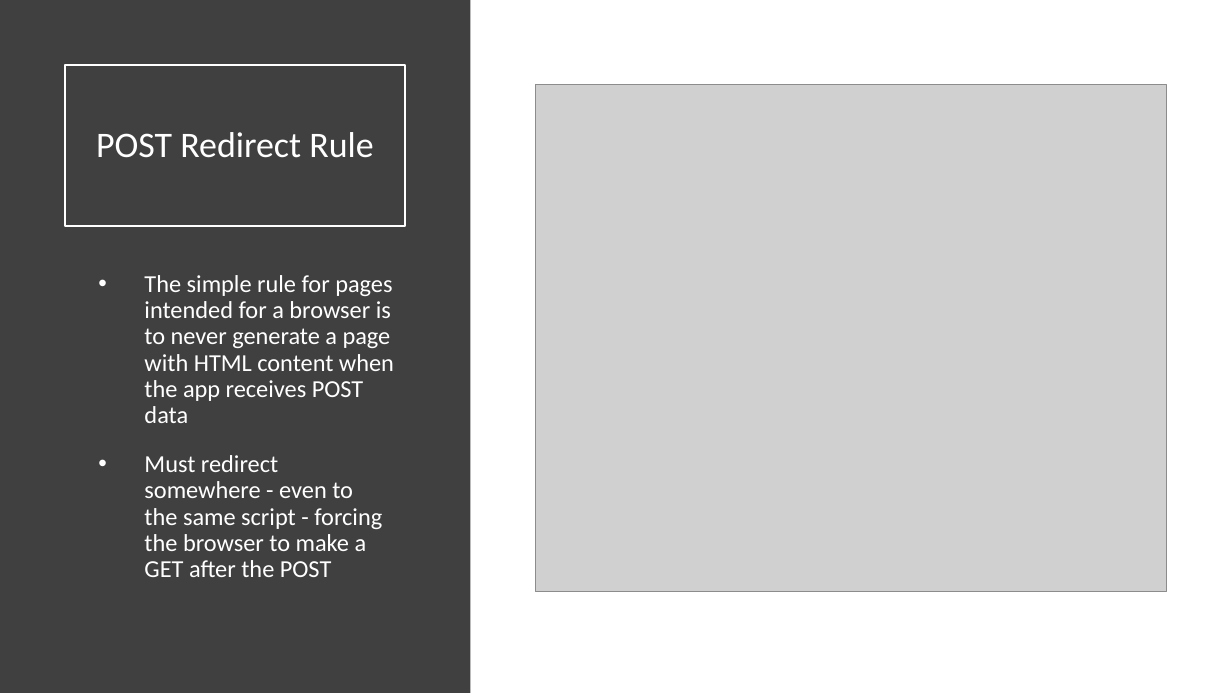
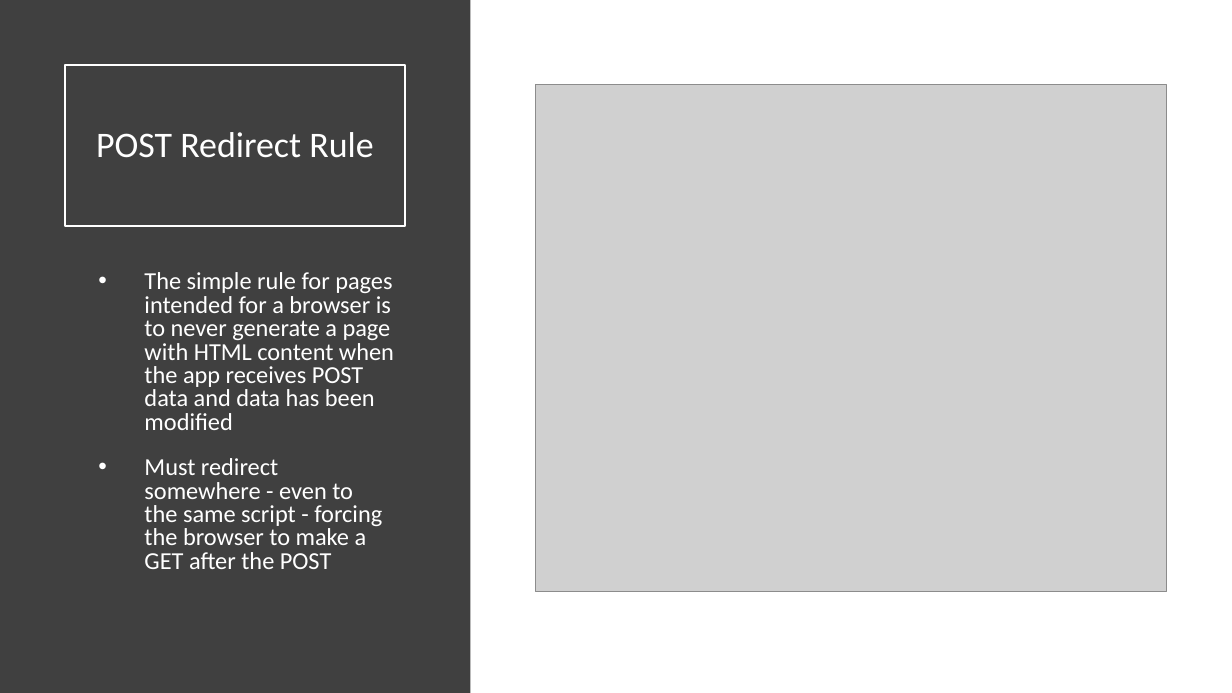
Before and after one commit to csev/dj4e, a slide deck: slide 19 of lectures/DJ-07-Forms.pptx. Drawn at 1232x693 pixels with LibreOffice and Linux fonts; fonts in the diff are those of the drawing; grey boxes stand for pictures. Boxes give left, top, right and bottom in pixels: in the first picture for what was removed or moved away, otherwise in the second. Text is boxed around its words. In the diff, an @@ line names an element or a change of style, - is before the commit and + after.

```diff
--- a/lectures/DJ-07-Forms.pptx
+++ b/lectures/DJ-07-Forms.pptx
@@ text at (144,272,394,430): text changed @@
-• The simple rule for pages intended for a browser is to never generate a page with HTML content when the app receives POST data
+• The simple rule for pages intended for a browser is to never generate a page with HTML content when the app receives POST data and data has been modified
@@ text at (144,458,382,569): line spacing 0.9 to 0.8 @@
```
Also in this commit, not shown: 5 other slides changed, 12 slides added, 1 slide removed, 1 other file.
